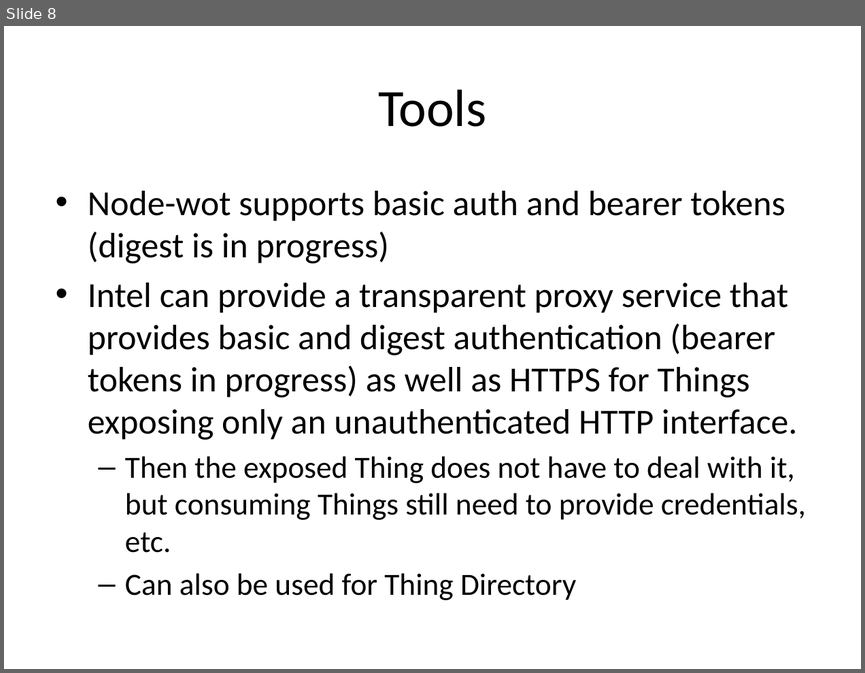
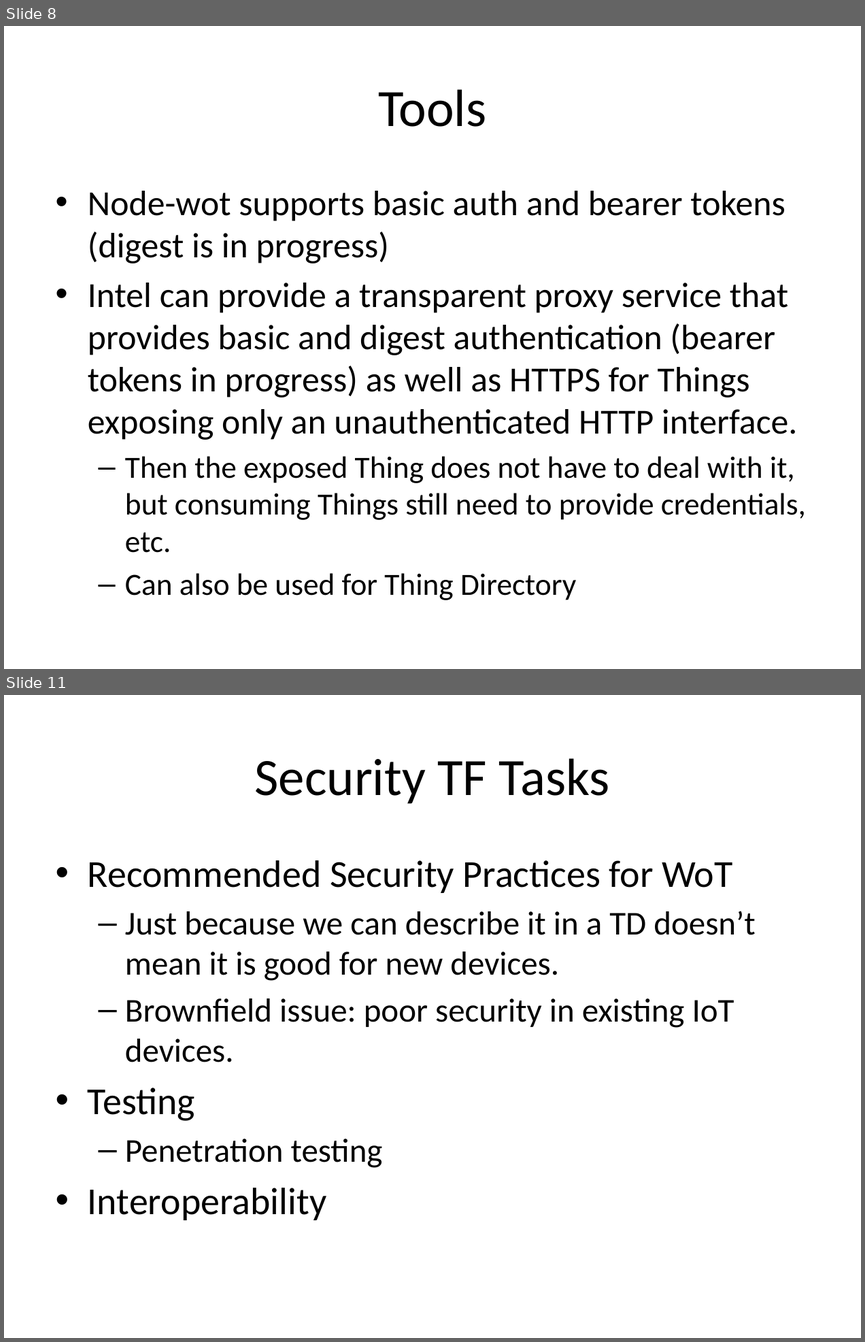
Before and after one commit to w3c/wot, a slide deck: plugfest/2018-bundang/Security-Bundang-PlugFest-Preparation.pptx. Shown one above the other, each under a label of ours: slide 8 before the commit, slides 8 and 11 after it; the slides between them are not shown. The pictures are 865x673 and 865x1342 pixels, drawn with LibreOffice and Linux fonts; fonts in the diff are those of the drawing. Boxes give left, top, right and bottom in pixels: in the first picture for what was removed or moved away, otherwise in the second. Text is boxed around its words. In the diff, an @@ line names an element or a change of style, - is before the commit and + after.

Commit message:
Updates to Plugfest Security
After plugfest preparation meeting.

```diff
--- a/plugfest/2018-bundang/Security-Bundang-PlugFest-Preparation.pptx
+++ b/plugfest/2018-bundang/Security-Bundang-PlugFest-Preparation.pptx
@@ slide 11 added at [4,695,861,1338], background #FFFFFF @@
@@ title added at [255,758,610,804], 44 pt, text #000000 @@
+Security TF Tasks
@@ text added at [88,860,755,1220], 28 pt, text #000000 @@
+• Recommended Security Practices for WoT
+  – Just because we can describe it in a TD doesn’t mean it is good for new devices.
+  – Brownfield issue: poor security in existing IoT devices.
+• Testing
+  – Penetration testing
+• Interoperability
```
Also in this commit, not shown: 2 slides changed, 1 other slide added.
